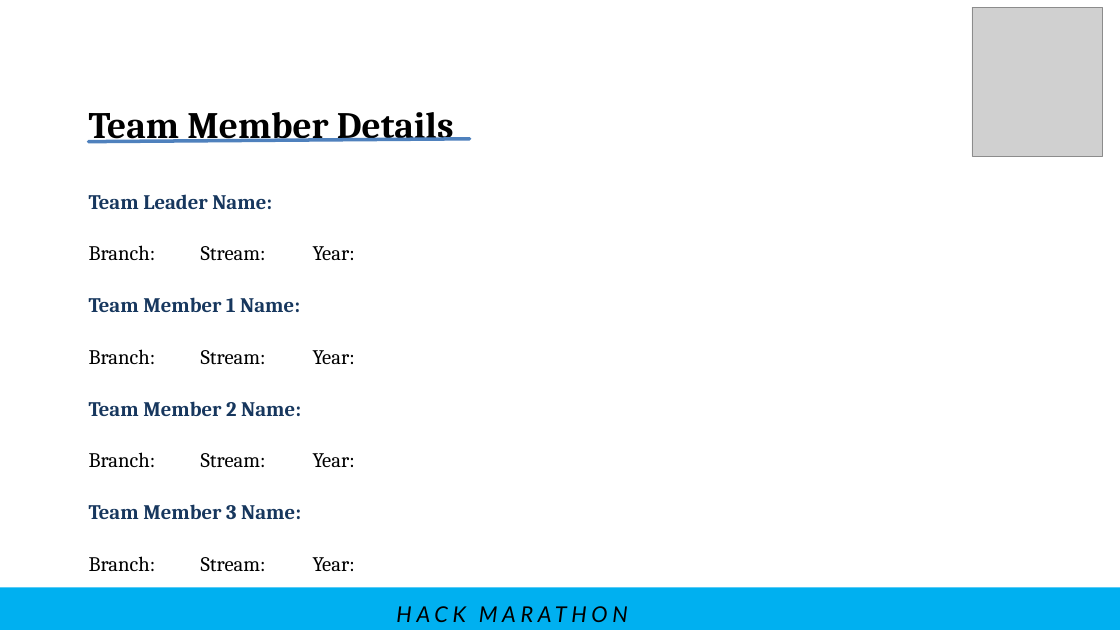
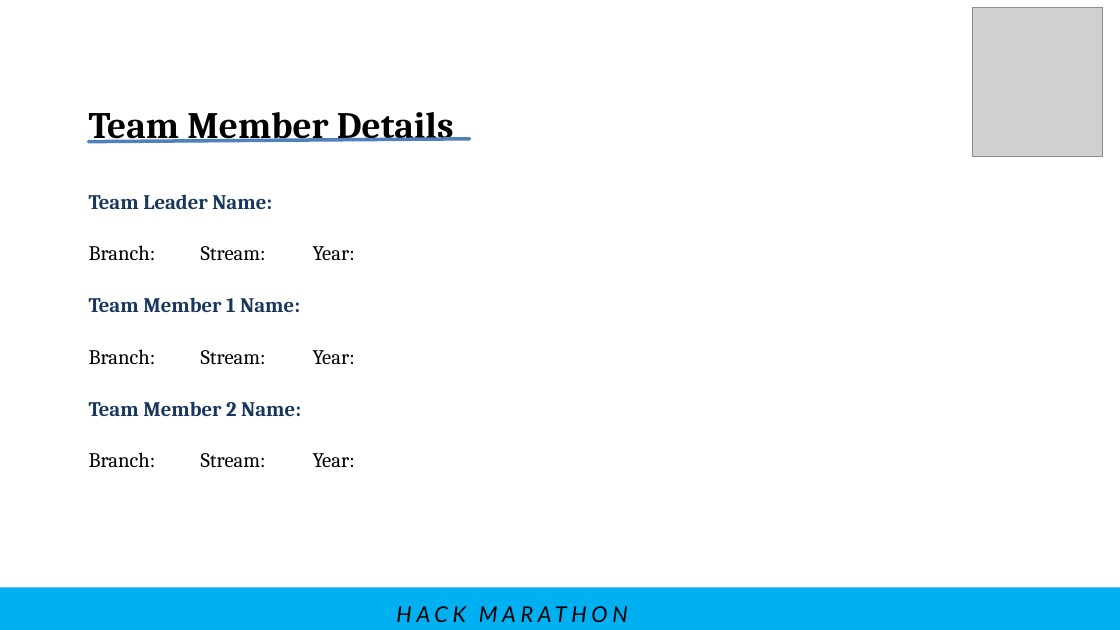
Before and after one commit to pratheepkannas/nehruhackmarathon, a slide deck: slide 7 of public/HACK_MARATHON.pptx. Drawn at 1120x630 pixels with LibreOffice and Linux fonts; fonts in the diff are those of the drawing; grey boxes stand for pictures. Boxes give left, top, right and bottom in pixels: in the first picture for what was removed or moved away, otherwise in the second. Text is boxed around its words. In the diff, an @@ line names an element or a change of style, - is before the commit and + after.

```diff
--- a/public/HACK_MARATHON.pptx
+++ b/public/HACK_MARATHON.pptx
@@ text at [89,504,355,572]: paragraphs removed @@
-Team Member 3 Name:
-Branch: Stream: Year:
```
